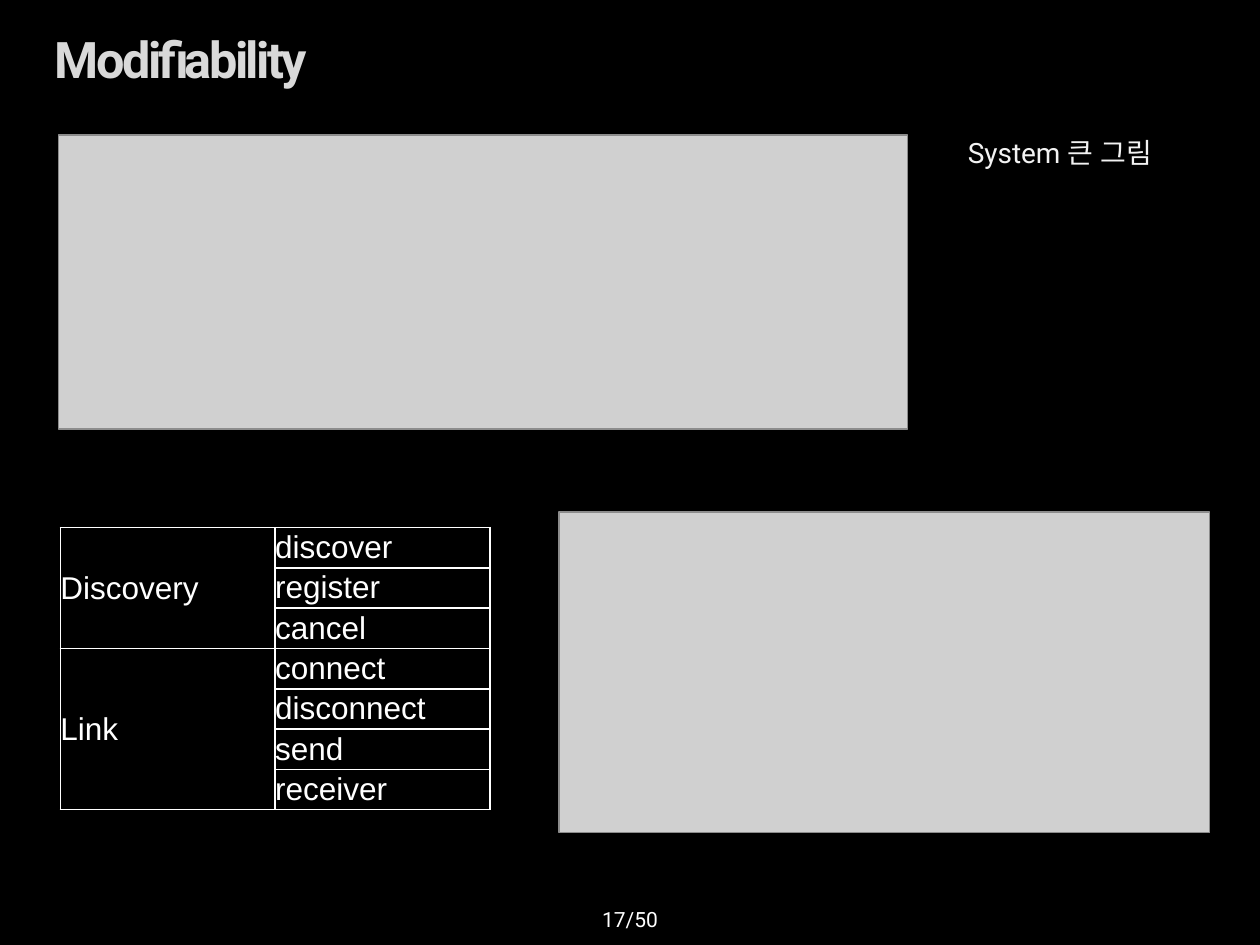
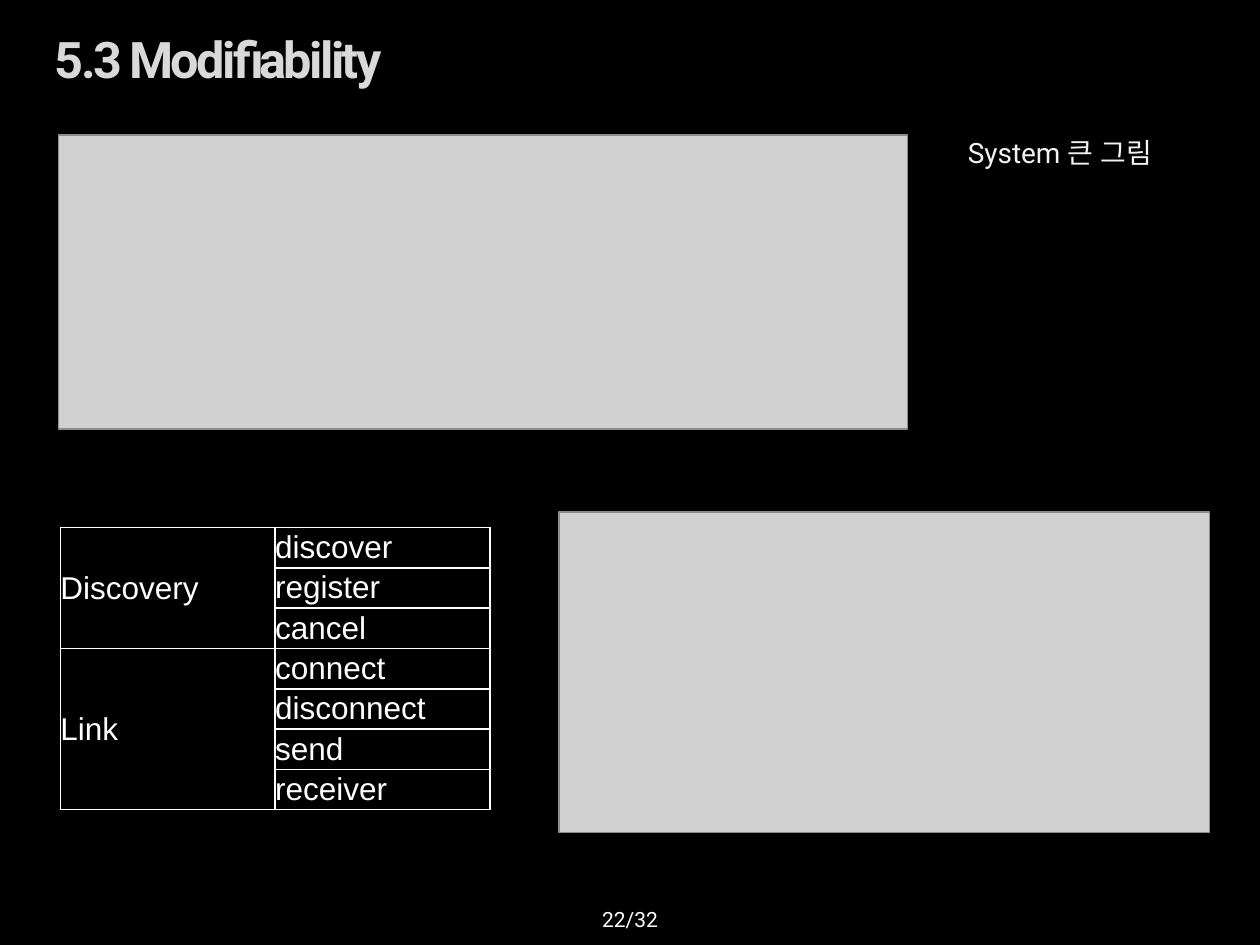
Before and after one commit to youkkwon/smarthome, a slide deck: slide 22 of doc/Docs/IoT System Final Presentation_0624.pptx (slide 17 before the commit). Drawn at 1260x945 pixels with LibreOffice and Linux fonts; fonts in the diff are those of the drawing; grey boxes stand for pictures; background and template pictures are left out. Boxes give left, top, right and bottom in pixels: in the first picture for what was removed or moved away, otherwise in the second. Text is boxed around its words. In the diff, an @@ line names an element or a change of style, - is before the commit and + after.

```diff
--- a/doc/Docs/IoT System Final Presentation_0624.pptx
+++ b/doc/Docs/IoT System Final Presentation_0624.pptx
@@ title at (55, 39, 381, 89): text changed @@
-Modifiability
+5.3 Modifiability
@@ page number at (602, 912, 658, 929): text changed @@
-17/50
+22/32
```
Also in this commit, not shown: 17 other slides changed, 9 slides added.
